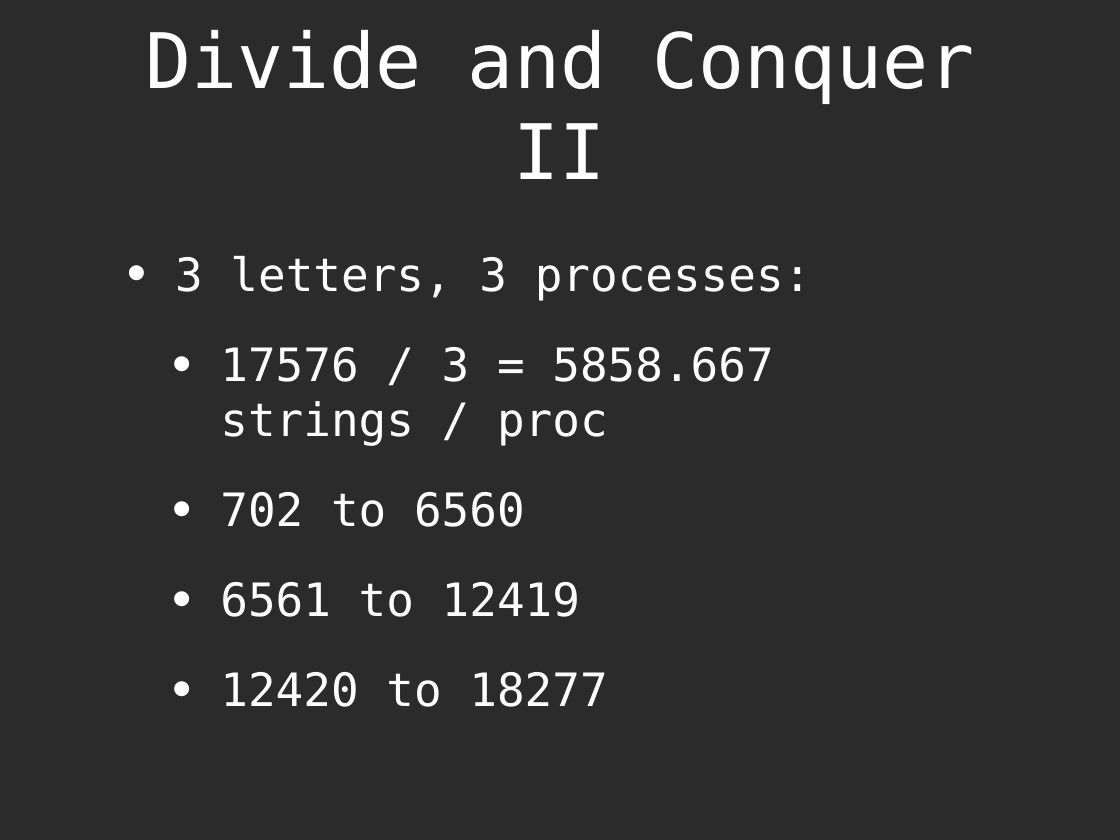
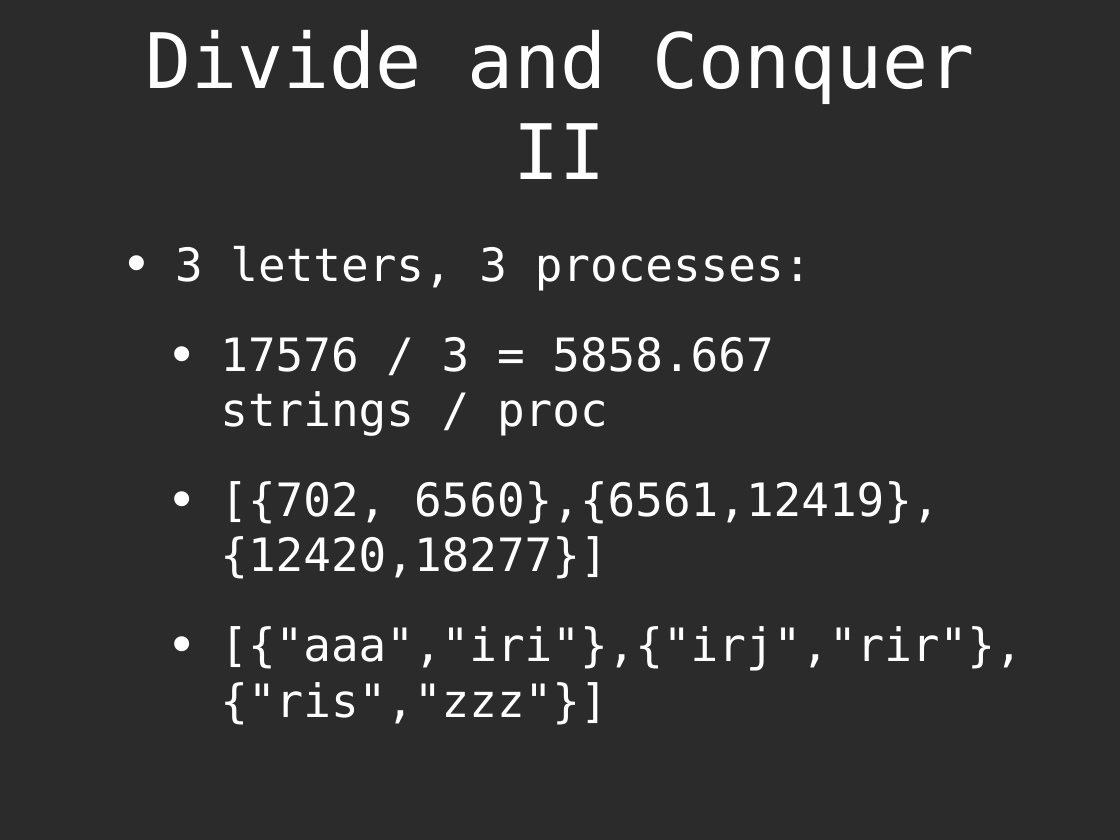
Before and after one commit to btedev/erlang_md5crack, a slide deck: slide 50 of presentation/Erlang.ppt (slide 48 before the commit). Drawn at 1120x840 pixels with LibreOffice and Linux fonts; fonts in the diff are those of the drawing; background and template pictures are left out; a plain dark background stands for a picture behind light text. Boxes give left, top, right and bottom in pixels: in the first picture for what was removed or moved away, otherwise in the second. Text is boxed around its words. In the diff, an @@ line names an element or a change of style, - is before the commit and + after.

```diff
--- a/presentation/Erlang.ppt
+++ b/presentation/Erlang.ppt
@@ text at (220,481,1022,725): text changed @@
-  • 702 to 6560
-  • 6561 to 12419
-  • 12420 to 18277
+  • [{702, 6560},{6561,12419},{12420,18277}]
+  • [{"aaa","iri"},{"irj","rir"},{"ris","zzz"}]
```
Also in this commit, not shown: 11 other slides changed, 4 slides added, 15 other files.
